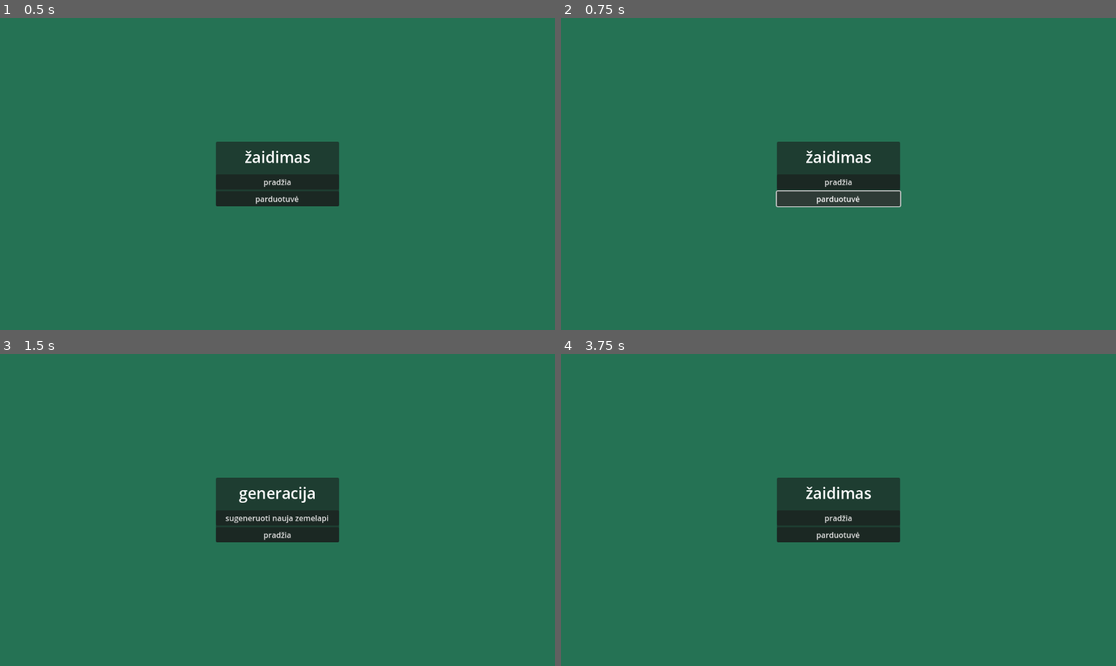
Above: before the commit, frames 1-4 (two rows, left to right).
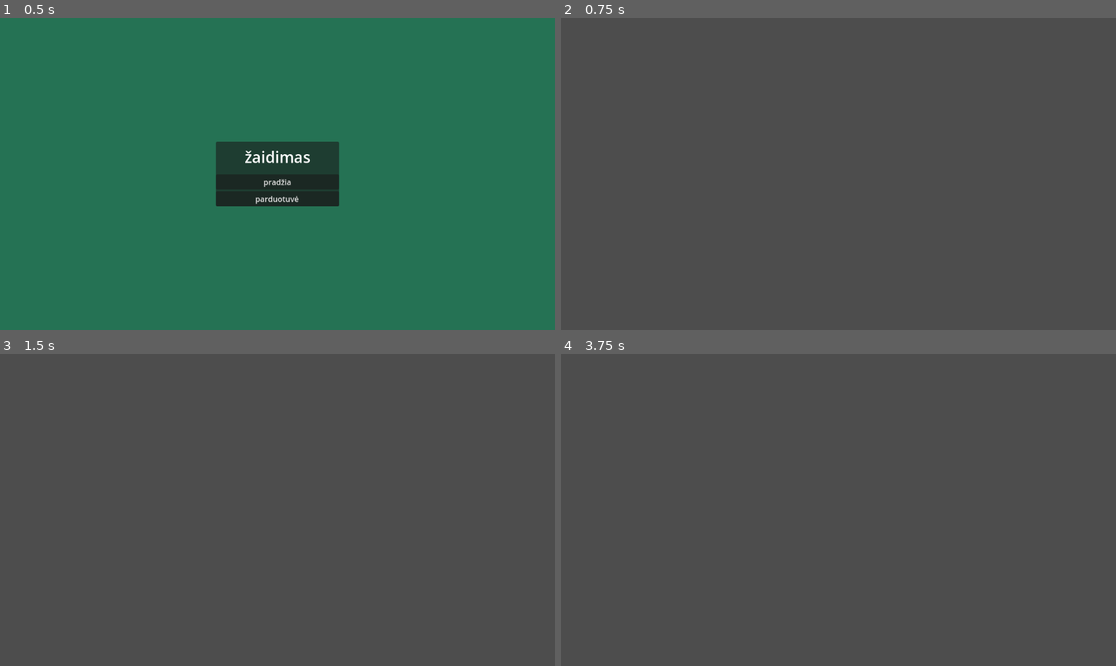
Above: after the commit, the same moments.

Repository: GrybasBaravykas/ZaidimoPraktika
Game: Godot game, scene res://src/main_menu.tscn
The game is run twice, just before and just after one commit, with the same random seed, the same clock (stepped at 60 frames per second) and the same inputs.
Inputs (mouse positions are in pixels of both pictures, inside the frame that each line leads up to):
- Up to frame 1 (0.5 s): no input
- Up to frame 2 (0.75 s): click "parduotuvė" at 0.5 s
- Up to frame 3 (1.5 s): click (277, 519) at 1.25 s, where only the run before the commit has a clickable "pradžia"
- Up to frame 4 (3.75 s): click (838, 534) at 2 s, where only the run before the commit has a clickable "pradžia"; click (838, 428) at 2.75 s, where only the run before the commit has a clickable "RESTART"; click (838, 456) at 3.5 s, where only the run before the commit has a clickable "MAIN MENU"

Frame 1 is identical in both runs. In frame 2, 100% of the frame differs, in the area x 0-100%, y 0-100%; in frame 3, 100%; in frame 4, 100%.
Error before the commit: Attempt to call function 'get_as_text' in base 'null instance' on a null instance. (res://map_gen_json.gd:17)

Commit message:
perejimo migtukas is mm
veikia

Diff:
--- a/src/MainMenu.gd
+++ b/src/MainMenu.gd
@@ -15,7 +15,7 @@
 
 
 func _on_button_shop_pressed() -> void:
-	pass # Replace with function body.
+	get_tree().change_scene_to_file("res://src/shop.tscn")
 
 
 
--- /dev/null
+++ b/src/shop.tscn
@@ -0,0 +1,3 @@
+[gd_scene format=3 uid="uid://bragrvpaspihy"]
+
+[node name="Shop" type="Node2D"]
--- a/src/world.tscn
+++ b/src/world.tscn
@@ -21,12 +21,6 @@
 [sub_resource type="RectangleShape2D" id="RectangleShape2D_mjjm2"]
 size = Vector2(77, 229)
 
-[sub_resource type="RectangleShape2D" id="RectangleShape2D_2olx5"]
-size = Vector2(959, 20)
-
-[sub_resource type="RectangleShape2D" id="RectangleShape2D_1dsw0"]
-size = Vector2(970, 25)
-
 [node name="world" type="Node2D"]
 position = Vector2(-128, -336)
 metadata/_edit_vertical_guides_ = [638.0]
@@ -234,21 +228,6 @@
 position = Vector2(496, 328)
 zoom = Vector2(1.19, 1.19)
 
-[node name="lowerdetect" type="Area2D" parent="."]
-position = Vector2(120, 313)
-
-[node name="CollisionShape2D" type="CollisionShape2D" parent="lowerdetect"]
-position = Vector2(373, 378)
-shape = SubResource("RectangleShape2D_2olx5")
-
-[node name="StaticBody2D" type="StaticBody2D" parent="."]
-position = Vector2(131, 161)
-
-[node name="CollisionShape2D" type="CollisionShape2D" parent="StaticBody2D"]
-position = Vector2(366, -140)
-shape = SubResource("RectangleShape2D_1dsw0")
-
 [connection signal="area_entered" from="player/detect" to="player" method="_on_detect_area_entered"]
 [connection signal="body_entered" from="player/detect" to="player" method="_on_detect_body_entered"]
 [connection signal="body_entered" from="player/resseter" to="player" method="_on_resseter_body_entered"]
-[connection signal="area_entered" from="lowerdetect" to="player" method="_on_lowerdetect_area_entered"]
Not shown: 1 places in src/main_menu.tscn that only renumber resources
Not shown: 1 places in src/world.tscn that only renumber resources
